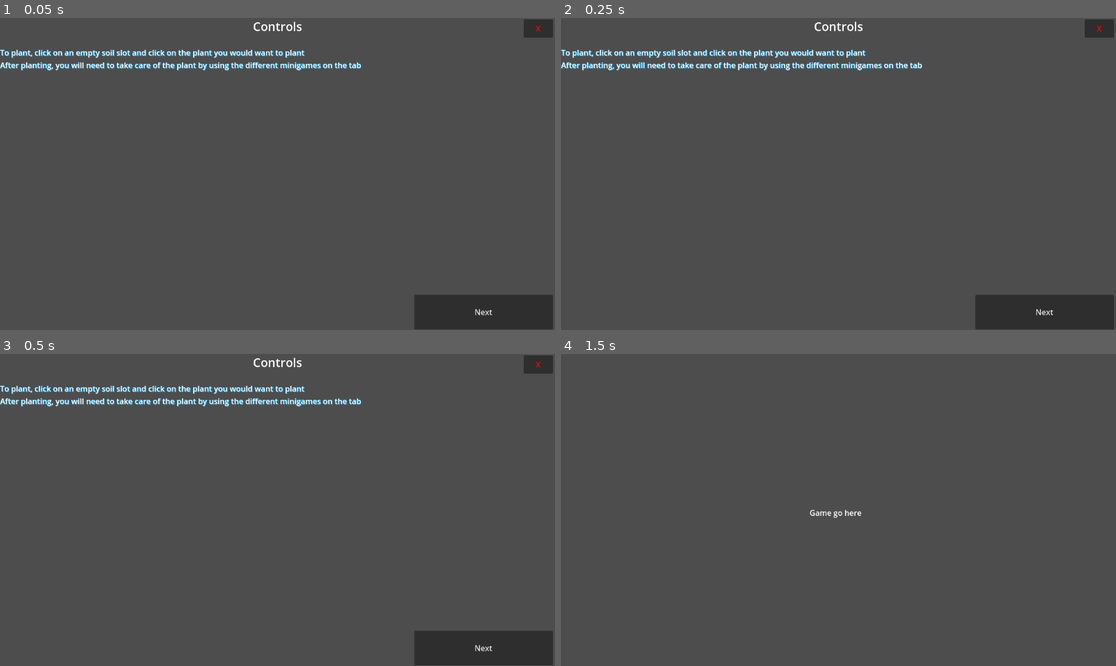
Above: before the commit, frames 1-4 (two rows, left to right).
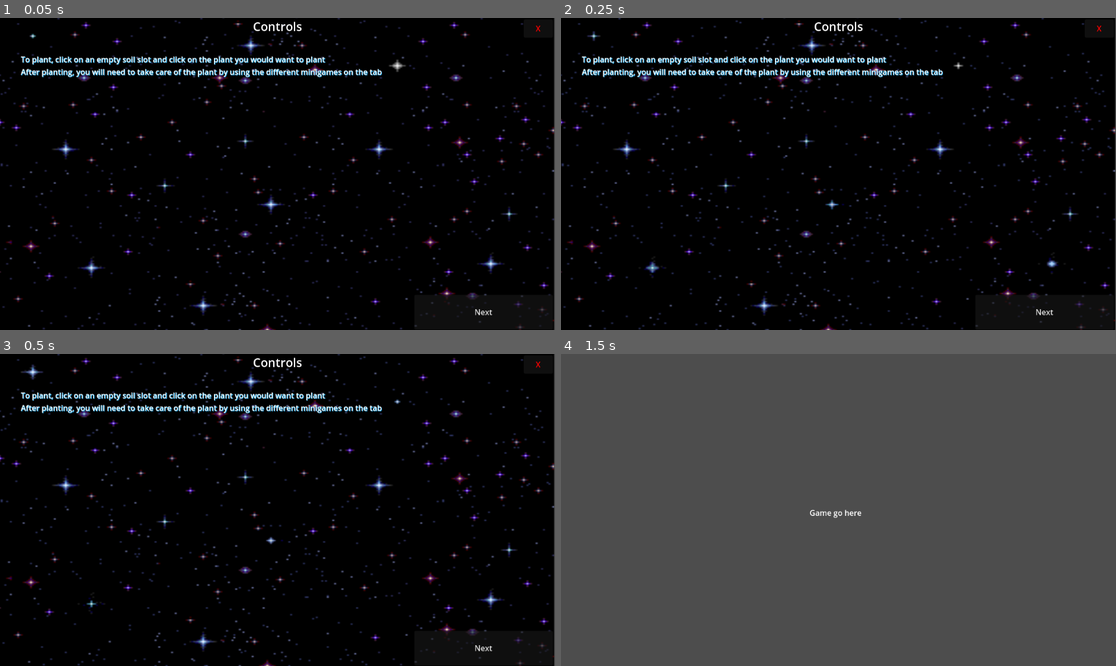
Above: after the commit, the same moments.

Repository: ArtGarci/AstroPonics
Game: Godot game, scene res://Tutorials/tutorial_page_1.tscn
Two runs of this game, one before a commit and one after it. Both use one fixed random seed, a clock stepped at 60 frames per second and the inputs below.
Inputs:
- Up to frame 1 (0.05 s): no input
- Up to frame 2 (0.25 s): no input
- Up to frame 3 (0.5 s): no input
- Up to frame 4 (1.5 s): click "X" at 0.5 s; click "START GAME" at 1.25 s

The runs differ from the first frame. In frame 1, 99% of the frame differs, in the area x 0-100%, y 0-100%; in frame 2, 99%; in frame 3, 99%; in frame 4, nothing differs.

Commit message:
Added 2D Animated Sprite Background To Tutorial Pages

Diff:
--- /dev/null
+++ b/Tutorials/AnimatedSprite2D.gd
@@ -0,0 +1,11 @@
+extends AnimatedSprite2D
+
+
+# Called when the node enters the scene tree for the first time.
+func _ready():
+	pass # Replace with function body.
+
+
+# Called every frame. 'delta' is the elapsed time since the previous frame.
+func _process(delta):
+	pass
--- a/Tutorials/tutorial_page_1.tscn
+++ b/Tutorials/tutorial_page_1.tscn
@@ -1,9 +1,48 @@
-[gd_scene load_steps=2 format=3 uid="uid://cnjrl1w4vft8k"]
+[gd_scene load_steps=9 format=3 uid="uid://cnjrl1w4vft8k"]
 
 [ext_resource type="Script" path="res://Tutorials/tutorial1.gd" id="1_kphjn"]
+[ext_resource type="Texture2D" uid="uid://0j0gd37gfemk" path="res://Tutorials/frame_0_delay-0.09s.png" id="2_am0wq"]
+[ext_resource type="Texture2D" uid="uid://dqlitp6l4d2sa" path="res://Tutorials/frame_1_delay-0.09s.png" id="3_fd4rp"]
+[ext_resource type="Texture2D" uid="uid://dkapowncp0h8k" path="res://Tutorials/frame_2_delay-0.09s.png" id="4_a5aoc"]
+[ext_resource type="Texture2D" uid="uid://b5wv5gbc5sxes" path="res://Tutorials/frame_3_delay-0.09s.png" id="5_xn54s"]
+[ext_resource type="Texture2D" uid="uid://d0mkafj86t2ml" path="res://Tutorials/frame_4_delay-0.09s.png" id="6_sheol"]
+[ext_resource type="Texture2D" uid="uid://dtbir7oguac84" path="res://Tutorials/frame_5_delay-0.09s.png" id="7_6lkf0"]
+
+[sub_resource type="SpriteFrames" id="SpriteFrames_5nsyu"]
+animations = [{
+"frames": [{
+"duration": 1.0,
+"texture": ExtResource("2_am0wq")
+}, {
+"duration": 1.0,
+"texture": ExtResource("3_fd4rp")
+}, {
+"duration": 1.0,
+"texture": ExtResource("4_a5aoc")
+}, {
+"duration": 1.0,
+"texture": ExtResource("5_xn54s")
+}, {
+"duration": 1.0,
+"texture": ExtResource("6_sheol")
+}, {
+"duration": 1.0,
+"texture": ExtResource("7_6lkf0")
+}],
+"loop": true,
+"name": &"default",
+"speed": 5.0
+}]
 
 [node name="tutorial_page1" type="Node2D"]
 script = ExtResource("1_kphjn")
+
+[node name="AnimatedSprite2D" type="AnimatedSprite2D" parent="."]
+position = Vector2(572, 324.5)
+scale = Vector2(3.80263, 2.79915)
+sprite_frames = SubResource("SpriteFrames_5nsyu")
+autoplay = "default"
+frame_progress = 0.592108
 
 [node name="Button" type="Button" parent="."]
 offset_left = 860.0
@@ -29,9 +68,10 @@
 text = "X"
 
 [node name="Label2" type="Label" parent="."]
-offset_top = 60.0
-offset_right = 1150.0
-offset_bottom = 571.0
+offset_left = 43.0
+offset_top = 74.0
+offset_right = 1193.0
+offset_bottom = 585.0
 theme_override_colors/font_shadow_color = Color(0.101961, 0.666667, 0.933333, 1)
 text = "To plant, click on an empty soil slot and click on the plant you would want to plant
 After planting, you will need to take care of the plant by using the different minigames on the tab"
--- a/Tutorials/tutorial_page_2.tscn
+++ b/Tutorials/tutorial_page_2.tscn
@@ -1,9 +1,47 @@
-[gd_scene load_steps=2 format=3 uid="uid://xefllb52d60y"]
+[gd_scene load_steps=9 format=3 uid="uid://xefllb52d60y"]
 
 [ext_resource type="Script" path="res://Tutorials/tutorial2.gd" id="1_d1sxh"]
+[ext_resource type="Texture2D" uid="uid://0j0gd37gfemk" path="res://Tutorials/frame_0_delay-0.09s.png" id="2_tf2yy"]
+[ext_resource type="Texture2D" uid="uid://dqlitp6l4d2sa" path="res://Tutorials/frame_1_delay-0.09s.png" id="3_f2yve"]
+[ext_resource type="Texture2D" uid="uid://dkapowncp0h8k" path="res://Tutorials/frame_2_delay-0.09s.png" id="4_hufnr"]
+[ext_resource type="Texture2D" uid="uid://b5wv5gbc5sxes" path="res://Tutorials/frame_3_delay-0.09s.png" id="5_hueo8"]
+[ext_resource type="Texture2D" uid="uid://d0mkafj86t2ml" path="res://Tutorials/frame_4_delay-0.09s.png" id="6_xu3sh"]
+[ext_resource type="Texture2D" uid="uid://dtbir7oguac84" path="res://Tutorials/frame_5_delay-0.09s.png" id="7_qwrua"]
+
+[sub_resource type="SpriteFrames" id="SpriteFrames_hmk6q"]
+animations = [{
+"frames": [{
+"duration": 1.0,
+"texture": ExtResource("2_tf2yy")
+}, {
+"duration": 1.0,
+"texture": ExtResource("3_f2yve")
+}, {
+"duration": 1.0,
+"texture": ExtResource("4_hufnr")
+}, {
+"duration": 1.0,
+"texture": ExtResource("5_hueo8")
+}, {
+"duration": 1.0,
+"texture": ExtResource("6_xu3sh")
+}, {
+"duration": 1.0,
+"texture": ExtResource("7_qwrua")
+}],
+"loop": true,
+"name": &"default",
+"speed": 5.0
+}]
 
 [node name="tutorial_page_2" type="Node2D"]
 script = ExtResource("1_d1sxh")
+
+[node name="AnimatedSprite2D" type="AnimatedSprite2D" parent="."]
+position = Vector2(572, 324.5)
+scale = Vector2(3.80263, 2.79915)
+sprite_frames = SubResource("SpriteFrames_hmk6q")
+autoplay = "default"
 
 [node name="Label" type="Label" parent="."]
 offset_right = 1148.0
--- a/Tutorials/tutorial_page_3.tscn
+++ b/Tutorials/tutorial_page_3.tscn
@@ -1,9 +1,47 @@
-[gd_scene load_steps=2 format=3 uid="uid://iefu7853q37u"]
+[gd_scene load_steps=9 format=3 uid="uid://iefu7853q37u"]
 
 [ext_resource type="Script" path="res://Tutorials/tutorial3.gd" id="1_047n3"]
+[ext_resource type="Texture2D" uid="uid://0j0gd37gfemk" path="res://Tutorials/frame_0_delay-0.09s.png" id="2_cbnse"]
+[ext_resource type="Texture2D" uid="uid://dqlitp6l4d2sa" path="res://Tutorials/frame_1_delay-0.09s.png" id="3_01m8e"]
+[ext_resource type="Texture2D" uid="uid://dkapowncp0h8k" path="res://Tutorials/frame_2_delay-0.09s.png" id="4_sccnd"]
+[ext_resource type="Texture2D" uid="uid://b5wv5gbc5sxes" path="res://Tutorials/frame_3_delay-0.09s.png" id="5_0b6f2"]
+[ext_resource type="Texture2D" uid="uid://d0mkafj86t2ml" path="res://Tutorials/frame_4_delay-0.09s.png" id="6_xhdv1"]
+[ext_resource type="Texture2D" uid="uid://dtbir7oguac84" path="res://Tutorials/frame_5_delay-0.09s.png" id="7_a5lkp"]
+
+[sub_resource type="SpriteFrames" id="SpriteFrames_ys03d"]
+animations = [{
+"frames": [{
+"duration": 1.0,
+"texture": ExtResource("2_cbnse")
+}, {
+"duration": 1.0,
+"texture": ExtResource("3_01m8e")
+}, {
+"duration": 1.0,
+"texture": ExtResource("4_sccnd")
+}, {
+"duration": 1.0,
+"texture": ExtResource("5_0b6f2")
+}, {
+"duration": 1.0,
+"texture": ExtResource("6_xhdv1")
+}, {
+"duration": 1.0,
+"texture": ExtResource("7_a5lkp")
+}],
+"loop": true,
+"name": &"default",
+"speed": 5.0
+}]
 
 [node name="tutorial_page_3" type="Node2D"]
 script = ExtResource("1_047n3")
+
+[node name="AnimatedSprite2D" type="AnimatedSprite2D" parent="."]
+position = Vector2(572, 324.5)
+scale = Vector2(3.80263, 2.79915)
+sprite_frames = SubResource("SpriteFrames_ys03d")
+autoplay = "default"
 
 [node name="Label" type="Label" parent="."]
 offset_right = 1148.0
--- a/project.godot
+++ b/project.godot
@@ -14,3 +14,7 @@
 run/main_scene="res://Tutorials/tutorial_page_1.tscn"
 config/features=PackedStringArray("4.1", "Forward Plus")
 config/icon="res://icon.svg"
+
+[editor_plugins]
+
+enabled=PackedStringArray("res://addons/gut/plugin.cfg")
Not shown, added: .gut_editor_config.json
Binary file added: Tutorials/frame_0_delay-0.09s.png
Not shown, added: Tutorials/frame_0_delay-0.09s.png.import
Binary file added: Tutorials/frame_1_delay-0.09s.png
Not shown, added: Tutorials/frame_1_delay-0.09s.png.import
Binary file added: Tutorials/frame_2_delay-0.09s.png
Not shown, added: Tutorials/frame_2_delay-0.09s.png.import
Binary file added: Tutorials/frame_3_delay-0.09s.png
Not shown, added: Tutorials/frame_3_delay-0.09s.png.import
Binary file added: Tutorials/frame_4_delay-0.09s.png
Not shown, added: Tutorials/frame_4_delay-0.09s.png.import
Binary file added: Tutorials/frame_5_delay-0.09s.png
(and 1 more such lines)
